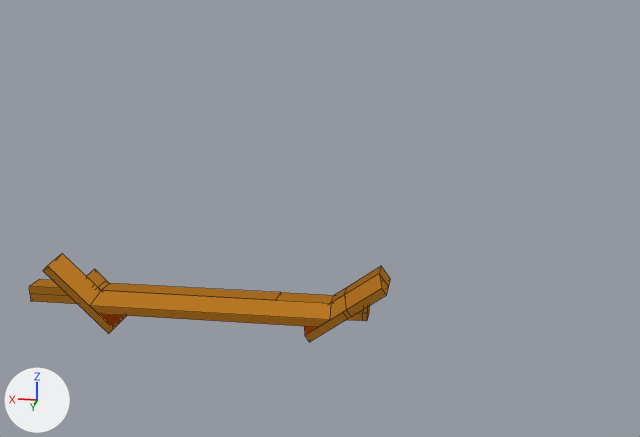
Before and after pictures for a commit that changed the Blender file lounge chair/angles.blend.
The view is the same before and after, from a 50 mm lens placed at (-26.5, 199.8, 81.2), pointed at (4.7, 2.2, 26.4). The lights are fixed; the arrows at lower left show +X, +Y and +Z. Mesh edges are drawn as thin lines. The same objects are shown in both versions, whatever each file hides.

In view in the first picture: '1long', '1long.001', '1short', '1short.001', '2long', '2short'.
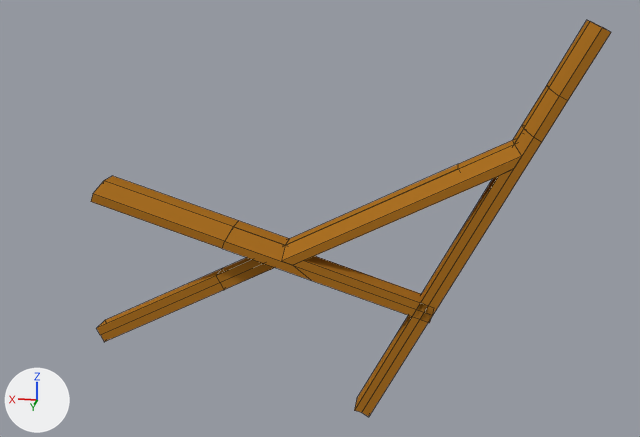
Diff of the bpy script that builds the scene:
```diff
--- a/lounge chair/angles.blend.py
+++ b/lounge chair/angles.blend.py
@@ mat_material_003 @@
 n0 = _N.new('ShaderNodeOutputMaterial'); n0.name = 'Material Output'
-n1 = _N.new('ShaderNodeBsdfAnisotropic'); n1.name = 'Glossy BSDF'
-n1.distribution = 'GGX'
-n1.inputs[0].default_value = (1.0, 0.391, 0.0371, 1.0)  # 'Color', orange #ffa836
-n1.inputs[1].default_value = 0.0  # 'Roughness'
-_L.new(n1.outputs[0], n0.inputs[0])  # 'BSDF' to 'Surface'
+n2 = _N.new('ShaderNodeBsdfDiffuse'); n2.name = 'Diffuse BSDF'
+n2.inputs[0].default_value = (0.411, 0.165, 0.018, 1.0)  # 'Color', brown #ac7124
+_L.new(n2.outputs[0], n0.inputs[0])  # 'BSDF' to 'Surface'
@@ me_cube_007 @@
 # used by ob_1short_001; location = (62.9, 3.6, 5.2); rotation_euler = (1.571, -0.77, 0.0), in degrees (90, -44, 0)
-me_cube_007.from_pydata(...)  # 26 vertices, 21 faces; spans x -11.0..3.01, y -1.0..3.0, z 0.23..5.73
+me_cube_007.from_pydata(...)  # 13 vertices, 9 faces, 1 loose edge; spans x -2.1..44.0, y -1.0..3.0, z 0.23..5.73
+# me_cube_007 part 1: the whole mesh is rebuilt
 me_cube_007.materials.append(mat_material_003)
@@ me_cube_002 @@
 # used by ob_1long; location = (-2.2, 9.1, 5.2); rotation_euler = (1.571, 0.62, 0.0), in degrees (90, 36, 0)
-me_cube_002.from_pydata(...)  # 14 vertices, 11 faces; spans x -11.0..11.0, y -1.0..3.0, z 0.2..5.7
+me_cube_002.from_pydata(...)  # 23 vertices, 19 faces; spans x -27.0..75.6, y -1.0..3.0, z 0.2..5.7
+# me_cube_002 part 2
+# 4 vertices are removed from x 0.0..11.0, y -1.0..3.0, z 0.2..5.7
+# 7 faces are deleted
+# 13 vertices are added at x -27.0..75.6, y -1.0..3.0, z 0.2..5.7
+# 15 new faces join them
 me_cube_002.materials.append(mat_material_003)
@@ me_cube_006 @@
 # used by ob_1long_001; location = (62.9, 9.1, 5.2); rotation_euler = (1.571, -0.77, 0.0), in degrees (90, -44, 0)
-me_cube_006.from_pydata(...)  # 8 vertices, 6 faces; spans x -11.0..11.0, y -1.0..3.0, z 0.2..5.7
+me_cube_006.from_pydata(...)  # 18 vertices, 15 faces; spans x -39.6..44.0, y -1.0..3.0, z 0.2..5.7
+# me_cube_006 part 3
+# 3 faces are deleted
+# 2 vertices move from x -11.0, y 1.0..3.0, z 0.2..5.7 to x -8.0..-5.7, y 1.0..3.0, z 0.2..5.7
+# 10 vertices are added at x -39.6..44.0, y -1.0..3.0, z 0.2..5.7
+# 12 new faces join them
 me_cube_006.materials.append(mat_material_003)
@@ me_cube @@
 # used by ob_2long; location = (-5.8, 3.6, 2.9); rotation_euler = (1.571, 0.0, 0.0), in degrees (90, 0, 0)
-me_cube.from_pydata(...)  # 23 vertices, 19 faces; spans x -1.0..84.1, y -1.0..3.0, z 0.2..5.7
+me_cube.from_pydata(...)  # 24 vertices, 20 faces; spans x 0.9..119.2, y -1.0..3.0, z 0.2..5.7
+# me_cube part 4: 4 vertices moved from x -1.0..0.0, y -1.0..3.0, z 0.2..5.7 to x 0.9..6.5, y -1.0..3.0, z 0.2..5.7; 4 vertices removed from x -1.0..0.0, y -1.0..3.0, z 0.2
+# me_cube part 5: 5 vertices added at x 119.2, y -1.0..3.0, z 0.2..5.7
 me_cube.materials.append(mat_material_003)
@@ me_cube_003 @@
 me_cube_003.from_pydata(...)  # 18 vertices, 13 faces; spans x -11.0..3.01, y -1.0..3.0, z 0.23..5.73
 # used by ob_1short; location = (-2.2, 3.6, 5.2); rotation_euler = (1.571, 0.62, 0.0), in degrees (90, 36, 0)
 # verts and faces of me_cube_003; kept vertices keep their numbers, new ones are numbered from 18
+# me_cube_003 part 6
+delete_faces([(5, 11, 12, 13, 6)])
+for new, old in zip([*range(18, 23)], [5, 6, 11, 12, 13]): verts[new] = verts[old] + (-16.0, 0.0, 0.0)
+faces += [(6, 19, 22, 13), (18, 20, 21, 22, 19), (11, 12, 21, 20), (5, 18, 19, 6), (12, 13, 22, 21), (5, 11, 20, 18)]
 me_cube_003.materials.append(mat_material_003)
@@ ob_1short_001 @@
 ob_1short_001 = bpy.data.objects.new('1short.001', me_cube_007)
-ob_1short_001.location = (62.9, 3.6, 5.2)
-ob_1short_001.rotation_euler = (1.571, -0.77, 0.0)  # degrees (90, -44, 0)
+ob_1short_001.location = (15.7, 3.6, 17.6)
+ob_1short_001.rotation_euler = (1.571, -0.309, 0.0)  # degrees (90, -18, 0)
@@ ob_1long @@
 ob_1long = bpy.data.objects.new('1long', me_cube_002)
-ob_1long.location = (-2.2, 9.1, 5.2)
-ob_1long.rotation_euler = (1.571, 0.62, 0.0)  # degrees (90, 36, 0)
+ob_1long.location = (-42.6, 9.1, 46.6)
+ob_1long.rotation_euler = (1.571, 1.081, 0.0)  # degrees (90, 62, 0)
@@ ob_1long_001 @@
 ob_1long_001 = bpy.data.objects.new('1long.001', me_cube_006)
-ob_1long_001.location = (62.9, 9.1, 5.2)
-ob_1long_001.rotation_euler = (1.571, -0.77, 0.0)  # degrees (90, -44, 0)
+ob_1long_001.location = (15.7, 9.1, 17.6)
+ob_1long_001.rotation_euler = (1.571, -0.309, 0.0)  # degrees (90, -18, 0)
@@ ob_2short @@
 ob_2short = bpy.data.objects.new('2short', me_cube_001)
-ob_2short.location = (-5.8, 9.1, 2.9)
-ob_2short.rotation_euler = (1.571, 0.0, 0.0)  # degrees (90, 0, 0)
+ob_2short.location = (-46.8, 9.1, 46.2)
+ob_2short.rotation_euler = (1.571, 0.462, 0.0)  # degrees (90, 26, 0)
@@ ob_2long @@
 ob_2long = bpy.data.objects.new('2long', me_cube)
-ob_2long.location = (-5.8, 3.6, 2.9)
-ob_2long.rotation_euler = (1.571, 0.0, 0.0)  # degrees (90, 0, 0)
+ob_2long.location = (-46.8, 3.6, 46.2)
+ob_2long.rotation_euler = (1.571, 0.462, 0.0)  # degrees (90, 26, 0)
@@ ob_1short @@
 ob_1short = bpy.data.objects.new('1short', me_cube_003)
-ob_1short.location = (-2.2, 3.6, 5.2)
-ob_1short.rotation_euler = (1.571, 0.62, 0.0)  # degrees (90, 36, 0)
+ob_1short.location = (-42.6, 3.6, 46.6)
+ob_1short.rotation_euler = (1.571, 1.081, 0.0)  # degrees (90, 62, 0)
```

Where the change shows, as pixel boxes [x1, y1, x2, y2] in the pictures (640 x 437 px; the box of a moved part takes in the faces that stretch with it):
'2short', recoloured, moved, turned
    before: [90, 290, 331, 327]
    after: [281, 145, 522, 265]
'1long', recoloured, reshaped, moved, turned
    before: [304, 274, 389, 342]
    after: [354, 21, 611, 417]
'1long.001', recoloured, reshaped, moved, turned
    before: [43, 254, 126, 334]
    after: [91, 181, 432, 323]
'2long', recoloured, reshaped, moved, turned
    before: [29, 279, 370, 321]
    after: [97, 140, 514, 342]
'1short.001', recoloured, reshaped, moved, turned
    before: [87, 269, 109, 290]
    after: [104, 176, 289, 245]
'1short', recoloured, reshaped, moved, turned
    before: [331, 266, 391, 303]
    after: [513, 20, 590, 144]
part 4 of me_cube, moved or reshaped
    before: [276, 292, 370, 321]
    after: [458, 140, 514, 169]
part 5 of me_cube, added (brown)
    after: [97, 269, 224, 342]
part 6 of me_cube_003, built on
    before: [379, 266, 391, 287]
    after: [547, 20, 590, 88]
